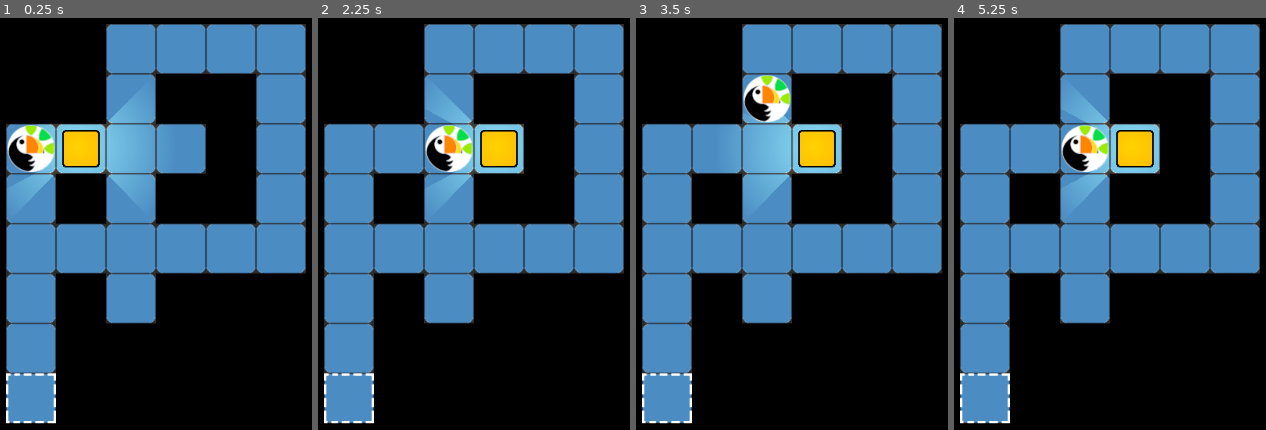
Above: before the commit, frames 1-4 (left to right).
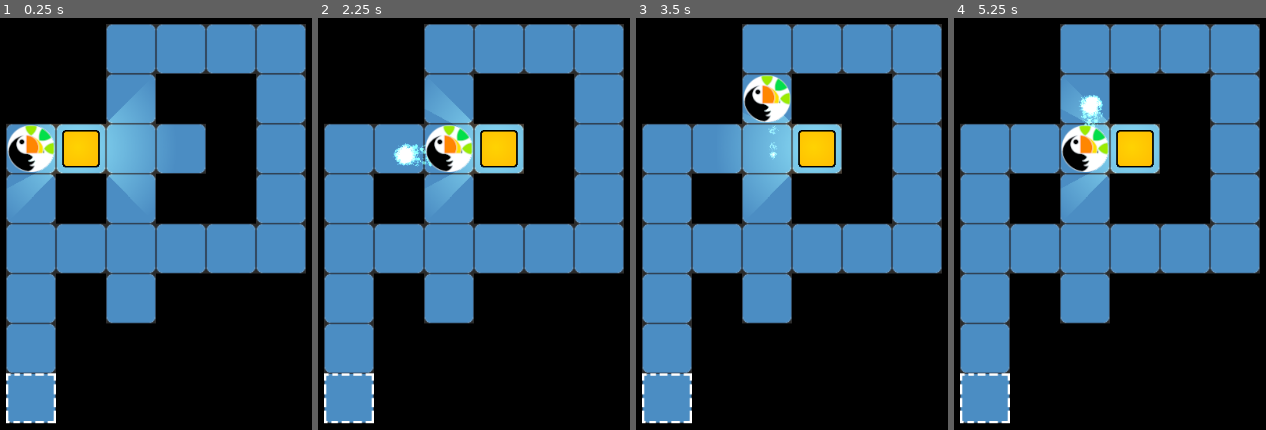
Above: after the commit, the same moments.

Repository: XGamixX/Schuelerakademie_22_23
Game: Godot game, scene res://Levels/Level01.tscn
The game is run twice, just before and just after one commit, with the same random seed, the same clock (stepped at 60 frames per second) and the same inputs.
Inputs:
- Up to frame 1 (0.25 s): no input
- Up to frame 2 (2.25 s): tap Enter at 0.5 s; hold D (Right) 0.53-1.28 s; hold S (Down) 1.28-2.03 s; tap Space at 2 s; hold D (Right) from 2.03 s (still down)
- Up to frame 3 (3.5 s): release D (Right) at 2.78 s; hold W (Up) from 2.78 s (still down)
- Up to frame 4 (5.25 s): release W (Up) at 3.53 s; hold A (Left) 3.53-5.03 s; tap Enter at 4.25 s; tap Space at 5 s; hold S (Down) from 5.03 s (still down)

The runs differ from the first frame. In frame 1, less than 0.1% of the frame differs, in the area x 9-15%, y 32-36%; in frame 2, 0.4%, in the area x 24-37%, y 30-37%; in frame 3, less than 0.1%; in frame 4, 0.4%.

Commit message:
Particles

Diff:
--- /dev/null
+++ b/Sokoban/Particles/PlayerTrails.tscn
@@ -0,0 +1,39 @@
+[gd_scene load_steps=8 format=2]
+
+[ext_resource path="res://Sprites/dirt_01.png" type="Texture" id=1]
+
+[sub_resource type="CanvasItemMaterial" id=2]
+blend_mode = 1
+
+[sub_resource type="Gradient" id=5]
+colors = PoolColorArray( 0.21822, 0.657227, 0.490027, 1, 0.980392, 0.992157, 0.988235, 0 )
+
+[sub_resource type="GradientTexture" id=6]
+gradient = SubResource( 5 )
+
+[sub_resource type="Curve" id=3]
+_data = [ Vector2( 0, 0.754545 ), 0.0, 0.0, 0, 0, Vector2( 0.988764, 0 ), -0.684888, 0.0, 0, 0 ]
+
+[sub_resource type="CurveTexture" id=4]
+curve = SubResource( 3 )
+
+[sub_resource type="ParticlesMaterial" id=1]
+flag_disable_z = true
+spread = 180.0
+gravity = Vector3( 0, 0, 0 )
+angular_velocity = 180.0
+orbit_velocity = 0.0
+orbit_velocity_random = 0.0
+angle = 360.0
+angle_random = 1.0
+scale_curve = SubResource( 4 )
+color_ramp = SubResource( 6 )
+
+[node name="PlayerTrails" type="Particles2D"]
+show_behind_parent = true
+material = SubResource( 2 )
+position = Vector2( 8, 8 )
+amount = 32
+local_coords = false
+process_material = SubResource( 1 )
+texture = ExtResource( 1 )
--- a/Sokoban/Player/Player.gd
+++ b/Sokoban/Player/Player.gd
@@ -34,7 +34,7 @@
 			0
 		)
 		$Tween.start()
-
+		#$AudioStreamPlayer2D.
 
 func iAmBlocked():
 	$Tween.stop_all()
--- a/Sokoban/Player/Player.tscn
+++ b/Sokoban/Player/Player.tscn
@@ -1,8 +1,10 @@
-[gd_scene load_steps=6 format=2]
+[gd_scene load_steps=8 format=2]
 
 [ext_resource path="res://Template/Moveable.tscn" type="PackedScene" id=1]
 [ext_resource path="res://Player/Player.gd" type="Script" id=2]
 [ext_resource path="res://Sprites/player.png" type="Texture" id=3]
+[ext_resource path="res://SFX/Move.wav" type="AudioStream" id=4]
+[ext_resource path="res://Particles/PlayerTrails.tscn" type="PackedScene" id=5]
 
 [sub_resource type="RectangleShape2D" id=2]
 extents = Vector2( 32, 32 )
@@ -22,3 +24,8 @@
 
 [node name="LightOccluder2D" type="LightOccluder2D" parent="." index="7"]
 occluder = SubResource( 1 )
+
+[node name="PlayerSound" type="AudioStreamPlayer2D" parent="." index="8"]
+stream = ExtResource( 4 )
+
+[node name="PlayerTrails" parent="." index="9" instance=ExtResource( 5 )]
